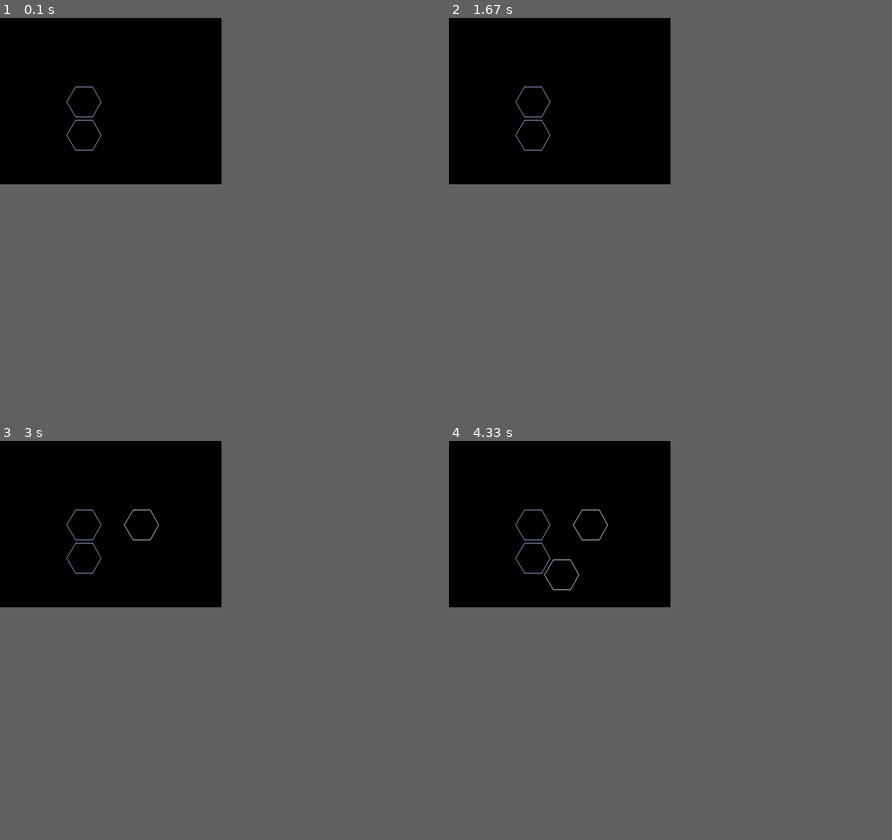
Above: before the commit, frames 1-4 (two rows, left to right).
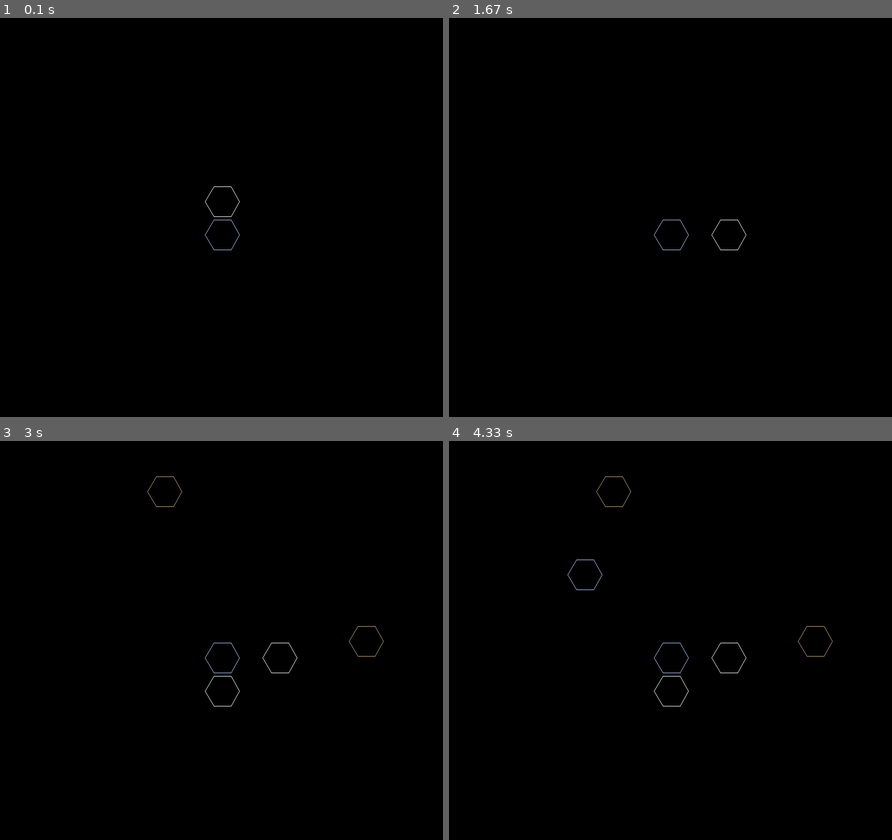
Above: after the commit, the same moments.

Repository: pavelchavdarov/pygameLoganStones
Game: pygame game, started from Controller.py
Same seed, same stepped clock (60 frames per second), same inputs: the game is played once before the commit and once after it.
Inputs (mouse positions are in pixels of both pictures, inside the frame that each line leads up to):
- Up to frame 1 (0.1 s): no input
- Up to frame 2 (1.67 s): click (670, 217) at 0.38 s; press the mouse at (670, 217) at 0.7 s; move the mouse to (697, 233) at 0.8 s; release the mouse at (723, 253) at 0.93 s; click (670, 265) at 1.65 s
- Up to frame 3 (3 s): move the mouse to (150, 508) at 1.9 s; click (150, 508) at 2.1 s; move the mouse to (358, 632) at 2.43 s; click (358, 632) at 2.67 s
- Up to frame 4 (4.33 s): click (825, 720) at 3.3 s; press the mouse at (825, 720) at 3.73 s; move the mouse to (701, 644) at 3.83 s; release the mouse at (573, 568) at 3.97 s
In our replay, the window is 400x300 before the commit and 800x720 after it. These sizes can differ from the game's own. Grey fills any space a smaller window leaves; there, only what the larger window draws over its background counts as a difference.

The runs differ from the first frame. In frame 1, 0.2% of the frame differs, in the area x 15-55%, y 17-59%; in frame 2, 0.2%; in frame 3, 0.4%; in frame 4, 0.4%, in the area x 15-87%, y 8-67%.

Commit message:
Controller + refactor model, resource, stone, pouchmodel

Diff:
--- a/Controller.py
+++ b/Controller.py
@@ -5,6 +5,7 @@
 from Stone.Stone import StoneAvatar
 from resources import _STONE_ENTITY_3
 from Stone.StoneModel import StoneModel
+from Pouch.PouchModel import PouchModel
 
 from random import randint
 
@@ -15,19 +16,15 @@
 class Controller:
 
     def __init__(self, model=None, view=None):
-        self.entity_list = list(_STONE_ENTITY_3)
-        self.entity_amount = len(self.entity_list)
         self.model = model
         self.view = view
         self.done = False
         self.cell_radius = 30
-        self.centr = (150, 150)
-
-        pygame.init()
+        self.centr = (400, 330)
 
         self.board_group = pygame.sprite.LayeredUpdates()
 
-        self.Screen = pygame.display.set_mode((400, 300))
+        self.Screen = pygame.display.set_mode((800, 720))
 
         pygame.display.set_caption('Logan stones game')
 
@@ -53,6 +50,9 @@
     def set_view(self, view):
         self.view = view
 
+    def set_pouch(self, pouch):
+        self.pouch = pouch
+
     def _mark_stone(self, pos):
         if self.model.marked_stone:
             # переключили маркер
@@ -72,13 +72,13 @@
                 model.marked_stone = pos["cell_pos"]
 
     def _put_stone(self, pos):
-        rnd = randint(0, 2)
-        rand_side_1 = self.entity_list[rnd]
-        rand_side_2 = self.entity_list[(rnd + 1 - randint(2, 3) % 3) % self.entity_amount]
-        stone = Stone(self.cell_radius, pos["draw_pos"], self.board_group, StoneModel(rand_side_1, rand_side_2))
-        model.put_stone(pos["cell_pos"], stone)
+        stone_model = self.pouch.get_stone()
+        if stone_model:
+            model.put_stone(pos["cell_pos"], Stone(self.cell_radius, pos["draw_pos"], self.board_group, stone_model))
 
     def start(self):
+        self.pouch.shake()
+
         pos = {"draw_pos": self.centr}
         pos.update({"cell_pos": (0, 0)})
         self._put_stone(pos)
@@ -153,5 +153,6 @@
     model = Model()
 
     cntrl.set_model(model)
+    cntrl.set_pouch(PouchModel(list(_STONE_ENTITY_3)))
 
     cntrl.start()
--- a/Model.py
+++ b/Model.py
@@ -5,7 +5,7 @@
         self.marked_stone = None
 
     def put_stone(self, position, stone):
-        if position not in self.__StonesOnBoard:
+        if position not in self.__StonesOnBoard and stone:
             self.__StonesOnBoard[position] = stone
             print("put_stone: ", self.__StonesOnBoard.keys())
             return 0
--- a/Pouch/PouchModel.py
+++ b/Pouch/PouchModel.py
@@ -8,16 +8,17 @@
     __pouch = []
     __stones_amount = 18
 
-    def init(self):
+    def __init__(self, stone_sides):
         if not PouchModel.__pouch:
-            stone_sides = list(_STONE_ENTITY_3)
-            for i in range(1, 7):
+            # stone_sides = list(_STONE_ENTITY_3)
+            for i in range(1, 3):
                 PouchModel.__pouch.append(StoneModel(stone_sides[0], stone_sides[1]))
                 PouchModel.__pouch.append(StoneModel(stone_sides[1], stone_sides[2]))
                 PouchModel.__pouch.append(StoneModel(stone_sides[2], stone_sides[0]))
 
     def get_stone(self):
-        return PouchModel.__pouch.pop()
+        if PouchModel.__pouch:
+            return PouchModel.__pouch.pop()
 
     def shake(self):
         shuffle(PouchModel.__pouch)
--- a/Stone/Stone.py
+++ b/Stone/Stone.py
@@ -5,7 +5,7 @@
 from math import sin
 from math import pi
 
-from resources import GeneratorSingleton
+from resources import StoneViewGenerator
 from Stone.Interface import ITwoSideStone
 
 
@@ -21,8 +21,8 @@
             self.radius = radius - 3
             self.radius_ext = self.radius / cos(pi / 6)
             self.stone_model = stone_model
-            side_gen = GeneratorSingleton.get_generator(self.radius)
-            self.image_sides = {x: side_gen.get_entity(x) for x in self.stone_model.sides}
+            stone_view = StoneViewGenerator.get_simple_generator(self.radius)
+            self.image_sides = stone_view.get_views(self.stone_model)
             self.image = self.image_sides[self.stone_model.get_side()]
             self.rect = Rect((round(position[0] - self.radius_ext), round(position[1] - self.radius)),
                              (self.image.get_width(), self.image.get_height()))
--- a/resources.py
+++ b/resources.py
@@ -15,11 +15,14 @@
     def get_entity(self, side_name):
         raise Exception("Not implemented!")
 
+    def get_views(self, side_list):
+        pass
 
-class GeneratorSingleton:
+
+class StoneViewGenerator:
     __instance = None
 
-    class SideGenerator3(StoneSideViewer):
+    class Stone3SideViewer(StoneSideViewer):
 
         def __init__(self, radius, attitude=0):
             self.radius = radius
@@ -49,10 +52,13 @@
             else:
                 return None
 
+        def get_views(self, side_list):
+            return {x: self.get_entity(x) for x in side_list.sides}
+
     @staticmethod
-    def get_generator(radius):
-        if not GeneratorSingleton.__instance:
-            GeneratorSingleton.__instance = GeneratorSingleton.SideGenerator3(radius)
+    def get_simple_generator(radius):
+        if not StoneViewGenerator.__instance:
+            StoneViewGenerator.__instance = StoneViewGenerator.Stone3SideViewer(radius)
         else:
-            GeneratorSingleton.__instance.radius = radius
-        return GeneratorSingleton.__instance
+            StoneViewGenerator.__instance.radius = radius
+        return StoneViewGenerator.__instance
